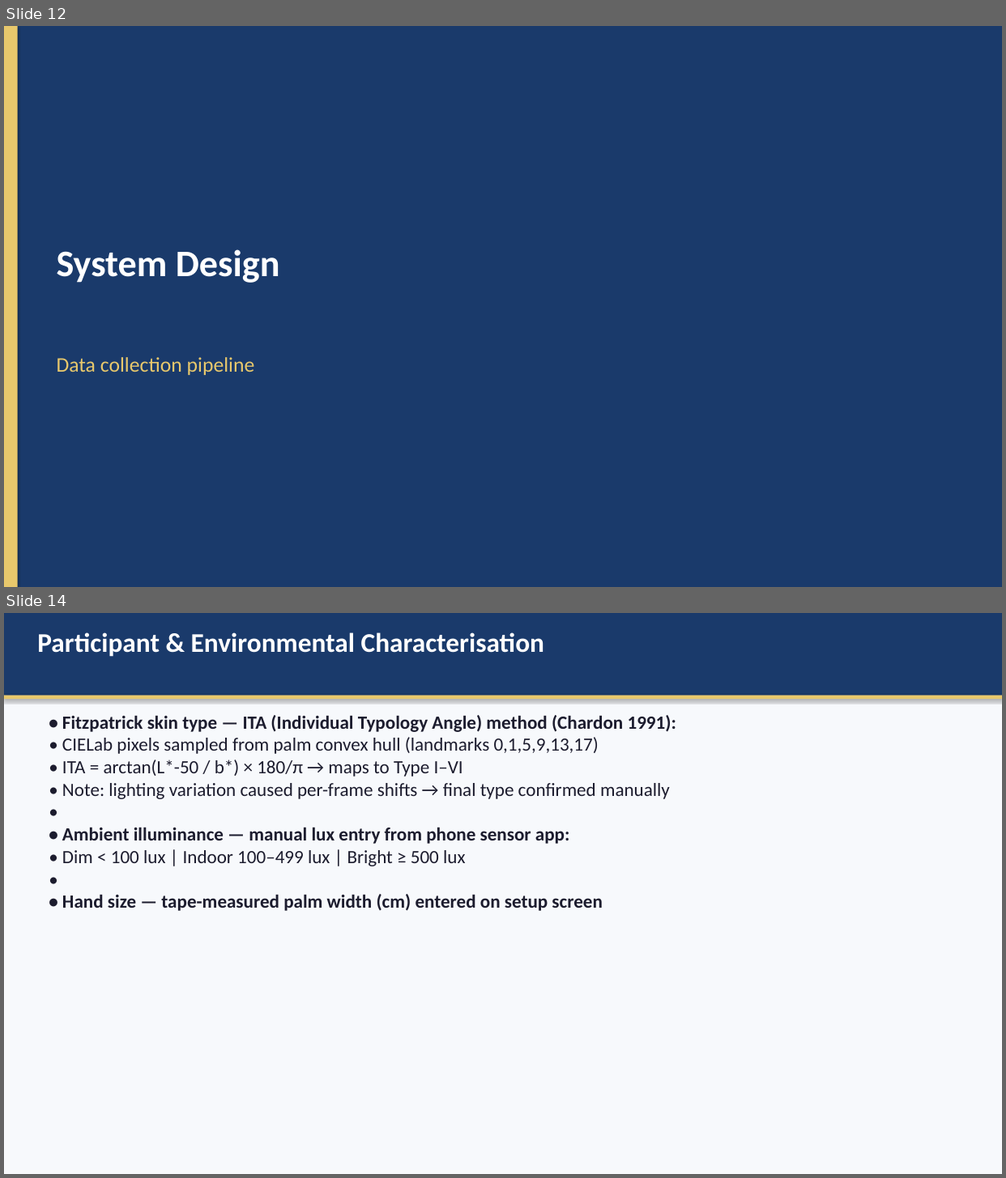
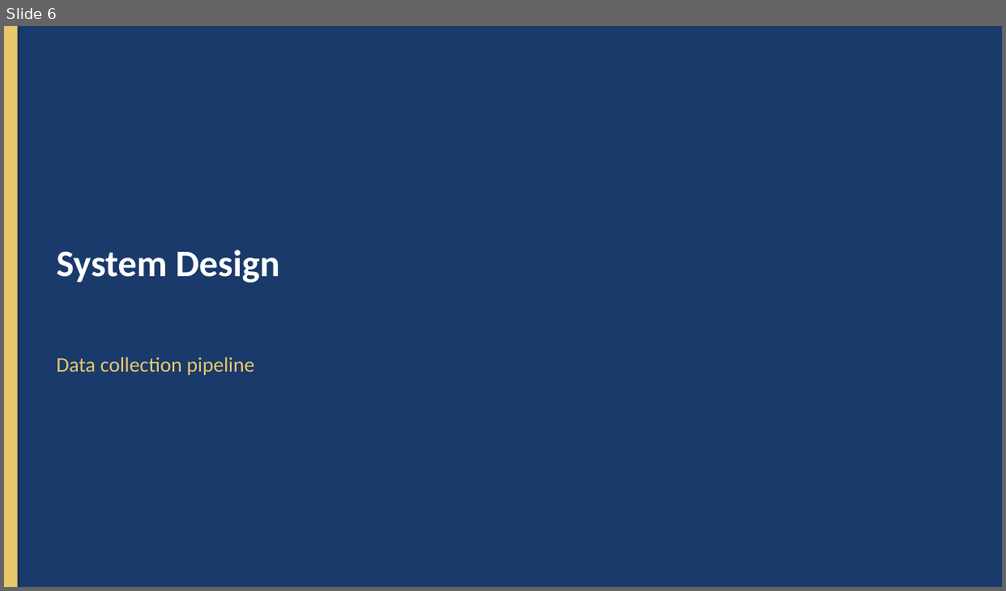
Before and after one commit to AayamRegmi/Comparative-Evaluation-of-Vision-Based-Finger-Tracking-for-Piano-Interaction, a slide deck: Documentation/Piano_Finger_Tracking_Presentation.pptx. Shown one above the other, each under a label of ours: slides 12 and 14 before the commit, slide 6 after it; the slides between them are not shown. The pictures are 1006x1178 and 1006x591 pixels, drawn with LibreOffice and Linux fonts; fonts in the diff are those of the drawing. Boxes give left, top, right and bottom in pixels: in the first picture for what was removed or moved away, otherwise in the second. Text is boxed around its words. In the diff, an @@ line names an element or a change of style, - is before the commit and + after.

Commit message:
Update documentation: replace MJMPE with MPJPE in report figures and redesign presentation
- Replace all section-8 chart screenshots in Word report with regenerated MPJPE-labelled plots
- Add MediaPipe-only per-finger MPJPE chart (Fig 8.2.3.b) replacing the combined view
- Redesign PowerPoint to use image placeholders and reduced text across all slides

```diff
--- a/Documentation/Piano_Finger_Tracking_Presentation.pptx
+++ b/Documentation/Piano_Finger_Tracking_Presentation.pptx
@@ slide 14 removed at bbox=[4, 613, 1002, 1174], background #F7F9FC @@
@@ rectangle removed at bbox=[4, 613, 1002, 696] @@
@@ text removed at bbox=[37, 632, 544, 657] @@
-Participant & Environmental Characterisation
@@ rectangle removed at bbox=[4, 696, 1002, 699] @@
@@ text removed at bbox=[62, 715, 676, 911] @@
-• Fitzpatrick skin type — ITA (Individual Typology Angle) method (Chardon 1991):
-• CIELab pixels sampled from palm convex hull (landmarks 0,1,5,9,13,17)
-• ITA = arctan(L*-50 / b*) × 180/π → maps to Type I–VI
-• Note: lighting variation caused per-frame shifts → final type confirmed manually
-•
-• Ambient illuminance — manual lux entry from phone sensor app:
-• Dim < 100 lux | Indoor 100–499 lux | Bright ≥ 500 lux
-•
-• Hand size — tape-measured palm width (cm) entered on setup screen
@@ what was slide 12 is now slide 6 @@
```
Also in this commit, not shown: 14 slides changed, 4 slides added, 11 other slides removed, 1 other file.
